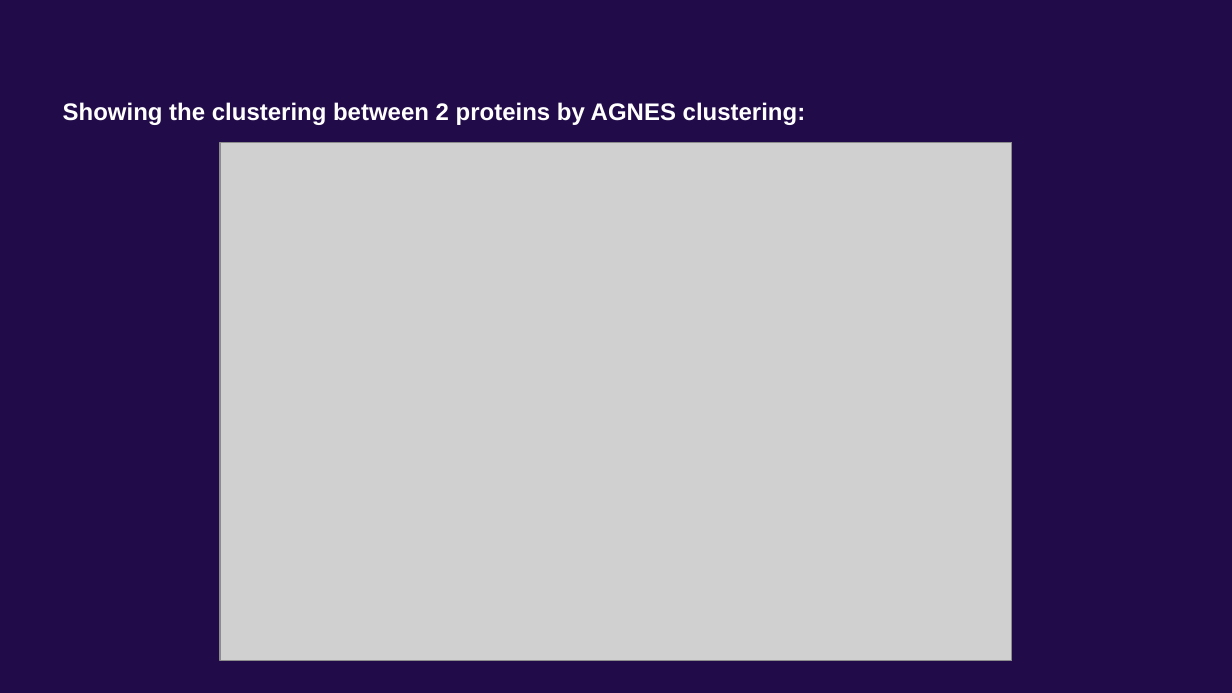
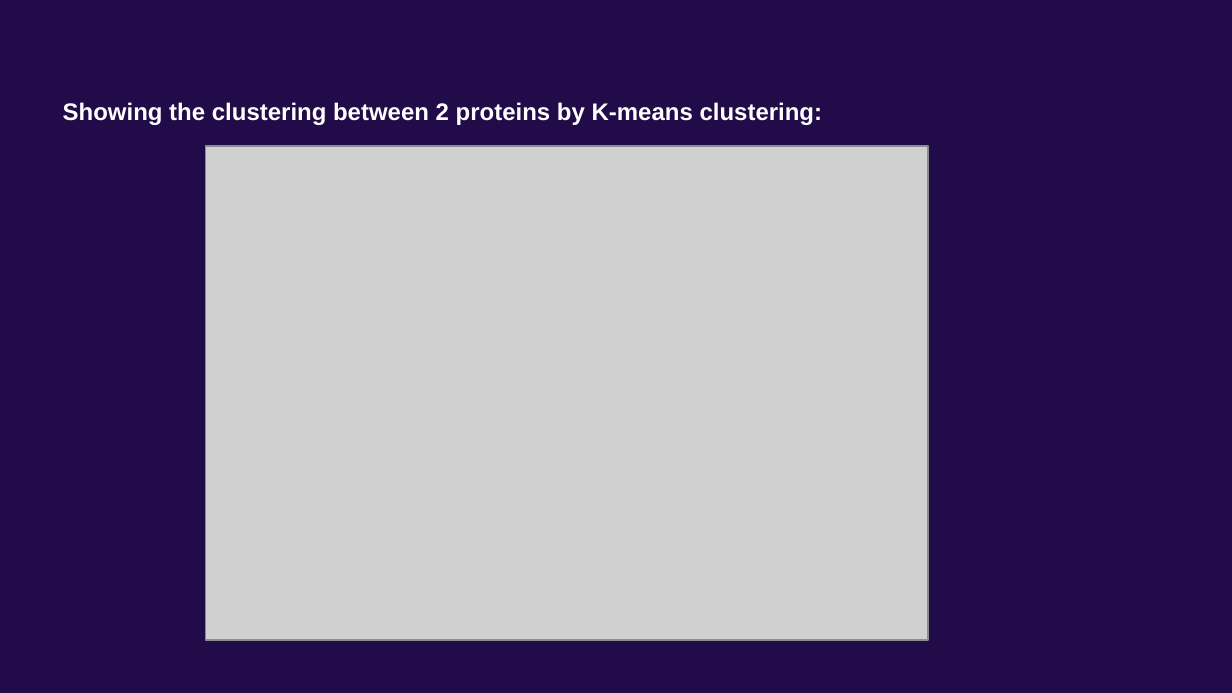
Before and after one commit to NurhandeAkyuz/Mice-Protein-Expression-Data-Analysis, a slide deck: slide 18 of Slides_data_mining_project2.pptx. Drawn at 1232x693 pixels with LibreOffice and Linux fonts; fonts in the diff are those of the drawing; grey boxes stand for pictures. Boxes give left, top, right and bottom in pixels: in the first picture for what was removed or moved away, otherwise in the second. Text is boxed around its words. In the diff, an @@ line names an element or a change of style, - is before the commit and + after.

```diff
--- a/Slides_data_mining_project2.pptx
+++ b/Slides_data_mining_project2.pptx
@@ text at (63, 102, 823, 125): text changed @@
-Showing the clustering between 2 proteins by AGNES clustering:
+Showing the clustering between 2 proteins by K-means clustering:
@@ picture: place and size @@
-picture at (221, 142, 1013, 660)
+picture at (206, 147, 928, 641)
```
Also in this commit, not shown: 3 other slides changed, 2 slides added, 2 slides removed.
